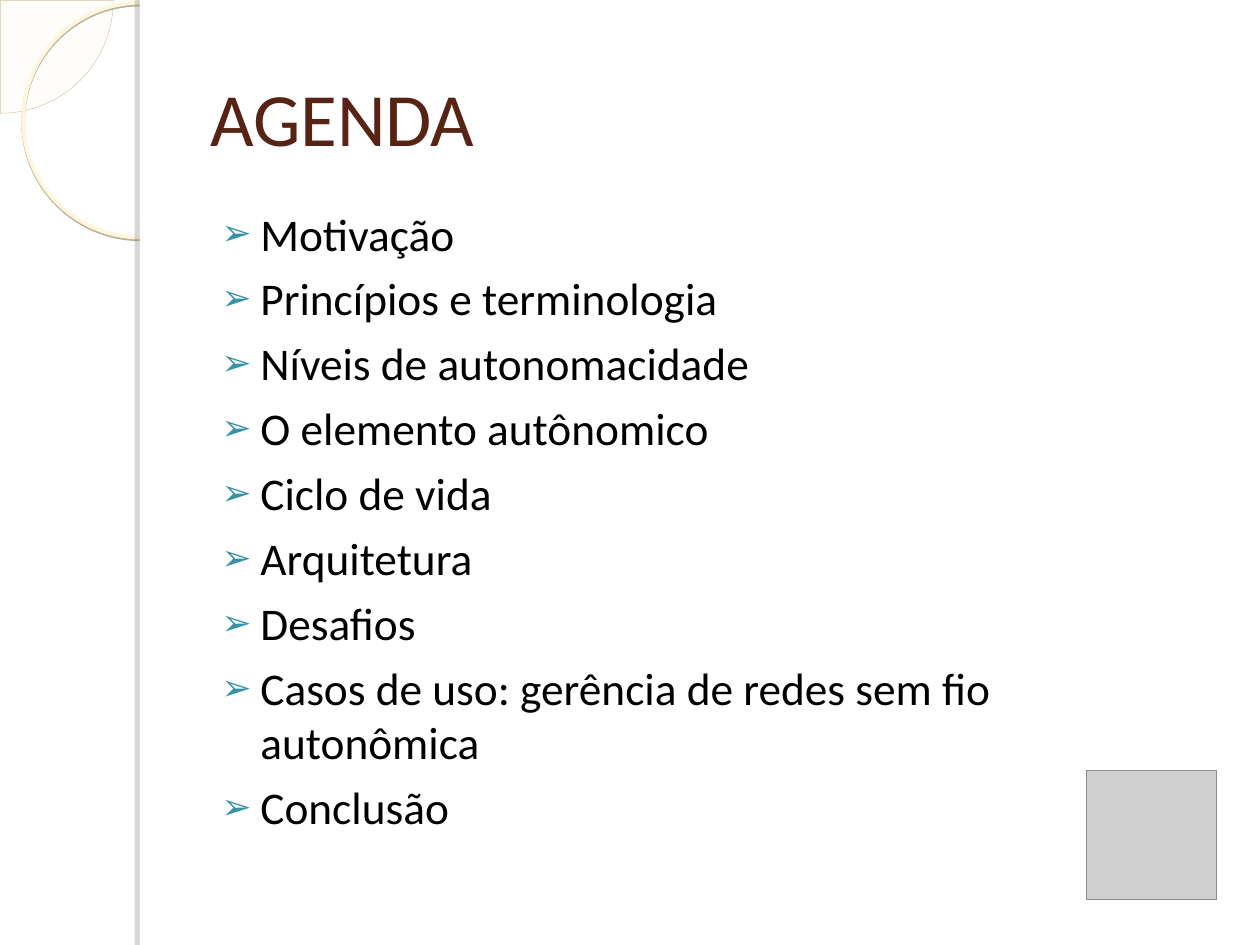
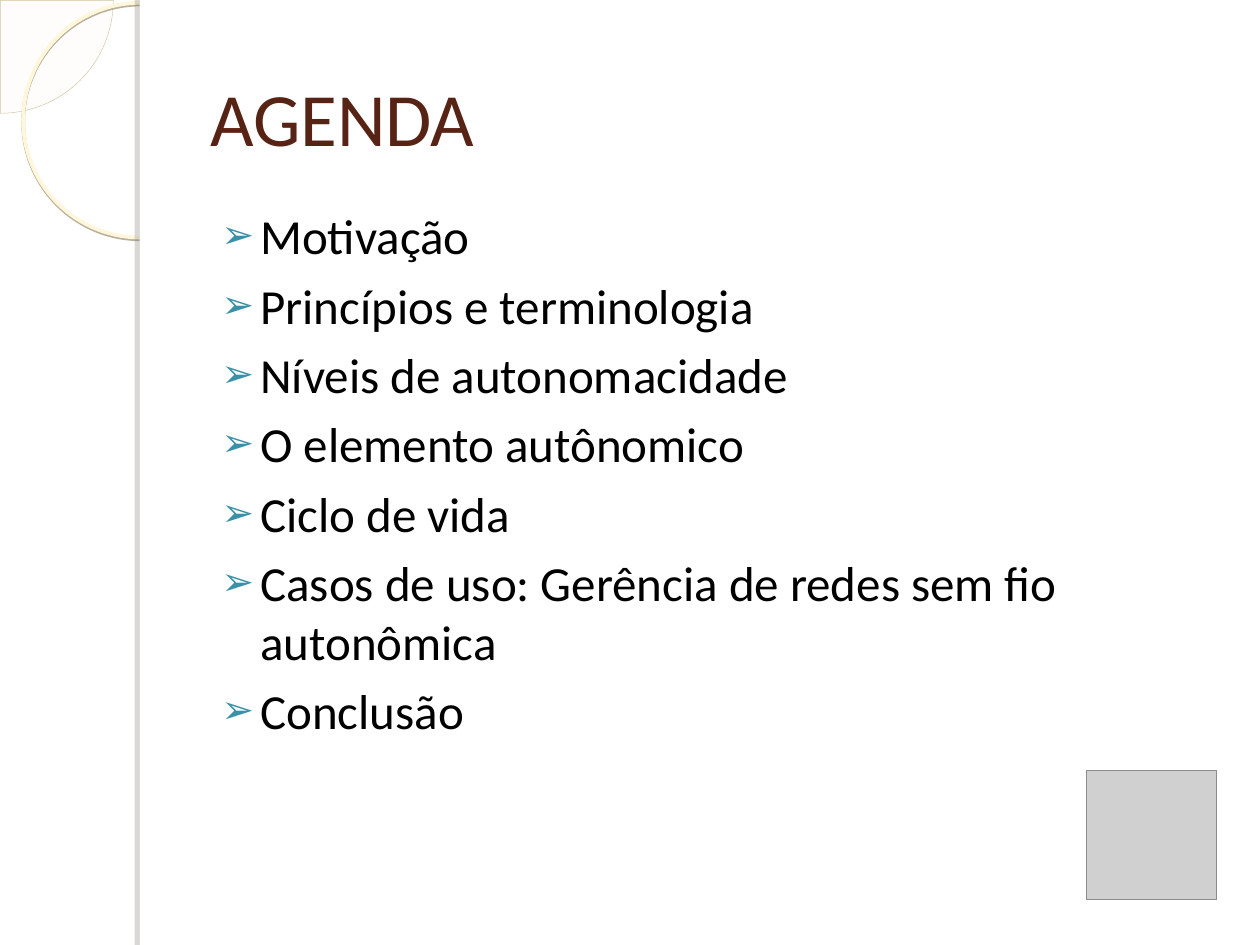
Before and after one commit to humbertogaliza/relatorio-mob655, a slide deck: slide 2 of Apresentação Redes Autonômicas.ppt. Drawn at 1260x945 pixels with LibreOffice and Linux fonts; fonts in the diff are those of the drawing; grey boxes stand for pictures; background and template pictures are left out. Boxes give left, top, right and bottom in pixels: in the first picture for what was removed or moved away, otherwise in the second. Text is boxed around its words. In the diff, an @@ line names an element or a change of style, - is before the commit and + after.

```diff
--- a/Apresentação Redes Autonômicas.ppt
+++ b/Apresentação Redes Autonômicas.ppt
@@ text at [260, 220, 788, 730]: size 25.9 to 28 pt in "Motivação", "Princípios e terminologia", "Níveis de autonomacidade", "O elemento autônomico" and 2 more places @@
@@ text at [260, 567, 1057, 661]: text changed; size 25.9 to 28 pt @@
-➢ Arquitetura
-➢ Desafios
-➢ Casos de uso: gerência de redes sem fio autonômica
+➢ Casos de uso: Gerência de redes sem fio autonômica
```
Also in this commit, not shown: 4 other slides changed, 2 slides removed, 1 other file.
